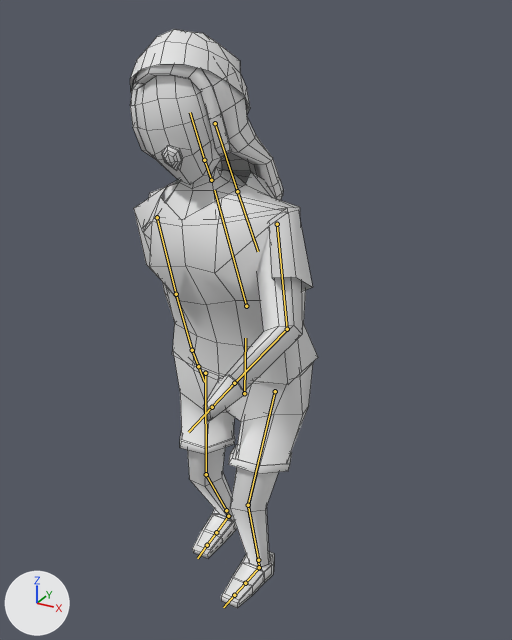
One commit to the FBX model Art/Models/SK_Daughter.fbx: the scene before it, then after it.
Both versions are drawn from a 50 mm lens placed at (1.33, -2.32, 2.35), pointed at (0.11, -0.1, 1.24). The lights are fixed; the arrows at lower left show +X, +Y and +Z. Both versions are drawn at frame 13 of the action 'Armature|ANIM_Throwing'; the numbers are the values there. The bones that bend it are drawn over the model as lines. Mesh edges are drawn as thin lines.
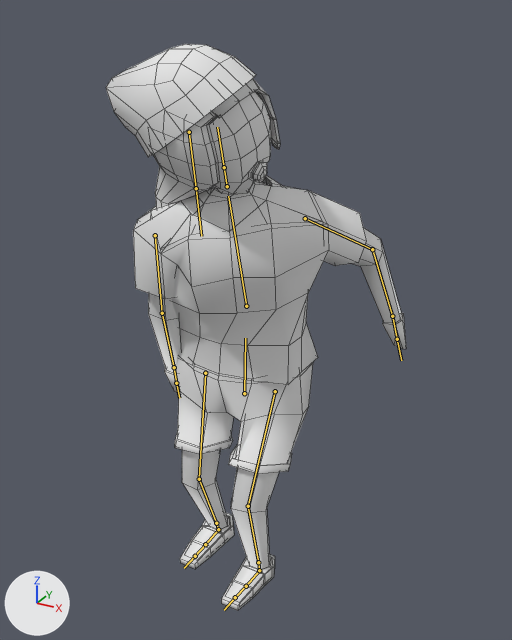
Changed parts and their boxes (x1, y1, x2, y2) in the pictures (512 x 640 px):
'Cube.002', posed (27% wider): before (134, 170, 318, 385); after (133, 175, 367, 385)
'Cube.003', posed (54% wider): before (135, 76, 302, 567); after (148, 91, 406, 570)
'Cube', posed: before (130, 29, 250, 114); after (106, 44, 256, 157)
'Cube.001', posed: before (173, 350, 313, 474); after (175, 356, 313, 474)
'Cube.004', posed: before (130, 64, 283, 200); after (153, 79, 280, 208)
'Cube.005', posed: before (192, 509, 274, 608); after (180, 512, 275, 611)
bone 'Bone.001', root to tip: before (246, 306) to (214, 190); after (246, 306) to (228, 196)
bone 'Bone.003', root to tip: before (204, 160) to (190, 112); after (224, 167) to (217, 127)
bone 'Bone.005', root to tip: before (277, 224) to (287, 329); after (305, 218) to (372, 249)
bone 'Bone.008', root to tip: before (157, 217) to (176, 294); after (155, 235) to (162, 313)
bone 'Bone.011', root to tip: before (275, 391) to (248, 505); after (275, 391) to (248, 506)
bone 'Bone.016', root to tip: before (205, 373) to (206, 474); after (205, 373) to (199, 479)

What the commit changed:
Bone 'Bone.001' (bone_bone_001) turns from (14, -3, 6) to (21, 28, 8) degrees about its own x, y and z.
Bone 'Bone.003' (bone_bone_003) turns from (5, 11, -1) to (-13, 45, -8) degrees about its own x, y and z.
Bone 'Bone.005' (bone_bone_005) turns from (51, -33, -74) to (-16, -20, -9) degrees about its own x, y and z.
Bone 'Bone.008' (bone_bone_008) turns from (8, -36, 48) to (9, -35, 47) degrees about its own x, y and z.
Bone 'Bone.011' (bone_bone_011) turns from (19, 2, 0) to (20, 2, 1) degrees about its own x, y and z.
Bone 'Bone.016' (bone_bone_016) turns from (3, -1, 1) to (10, -1, 0) degrees about its own x, y and z.
